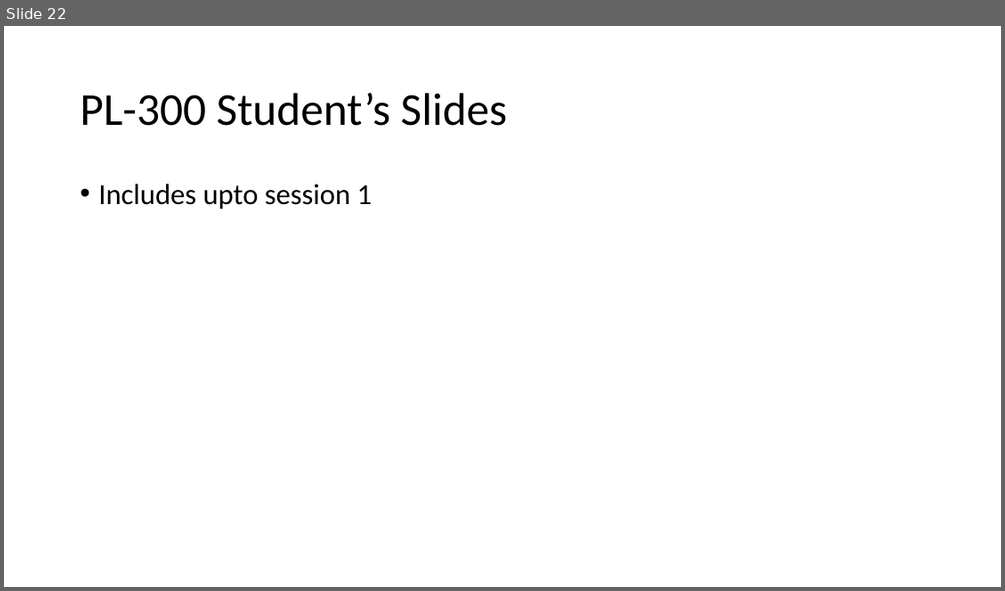
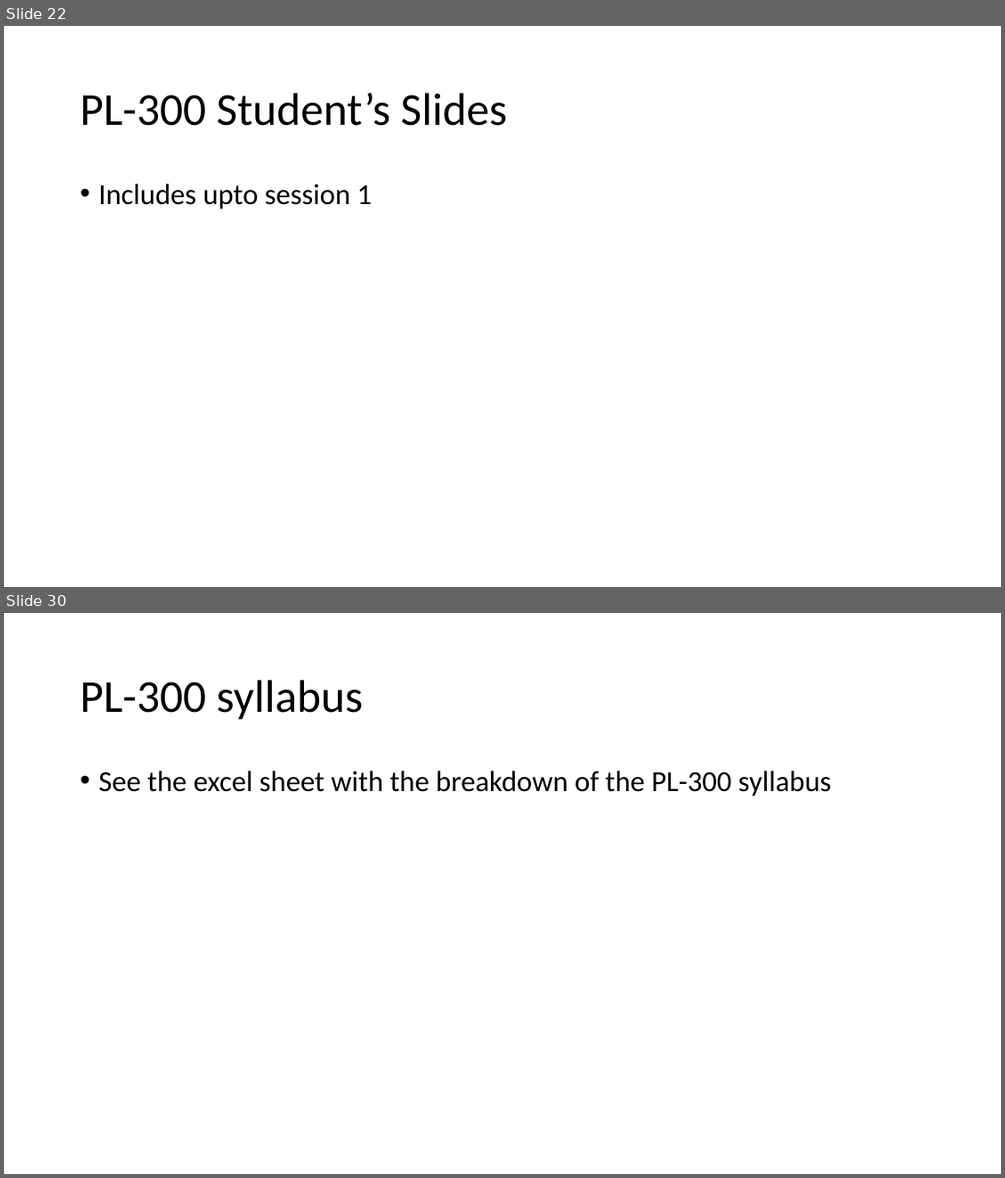
Before and after one commit to wottabyte/PBITraining, a slide deck: PL-300 online 2022/PL300 Students Slides.pptx. Shown one above the other, each under a label of ours: slide 22 before the commit, slides 22 and 30 after it; the slides between them are not shown. The pictures are 1005x591 and 1005x1178 pixels, drawn with LibreOffice and Linux fonts; fonts in the diff are those of the drawing. Boxes give left, top, right and bottom in pixels: in the first picture for what was removed or moved away, otherwise in the second. Text is boxed around its words. In the diff, an @@ line names an element or a change of style, - is before the commit and + after.

```diff
--- a/PL-300 online 2022/PL300 Students Slides.pptx
+++ b/PL-300 online 2022/PL300 Students Slides.pptx
@@ slide 30 added at [4,613,1001,1174], background #FFFFFF @@
@@ title added at [80,680,363,720], 44 pt, text #000000 @@
+PL-300 syllabus
@@ text added at [98,771,832,796], 28 pt, text #000000 @@
+• See the excel sheet with the breakdown of the PL-300 syllabus
```
Also in this commit, not shown: 1 slide changed, 13 other slides added, 1 other file.
